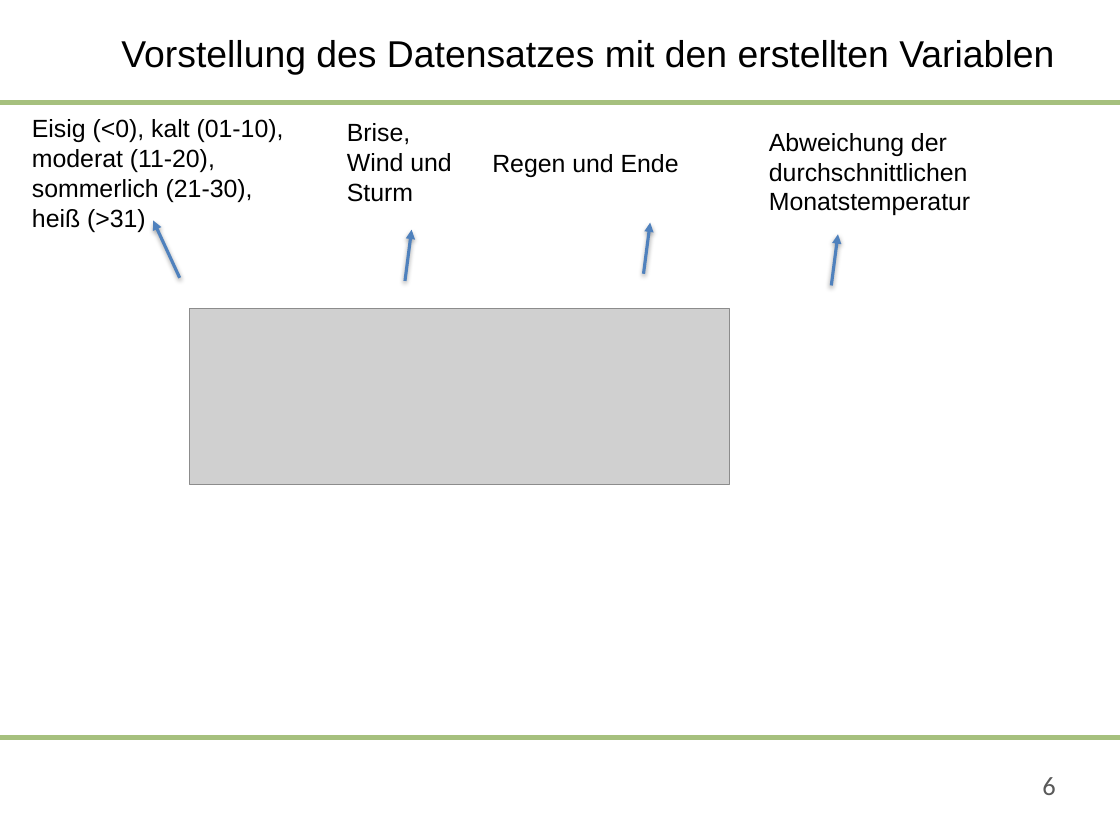
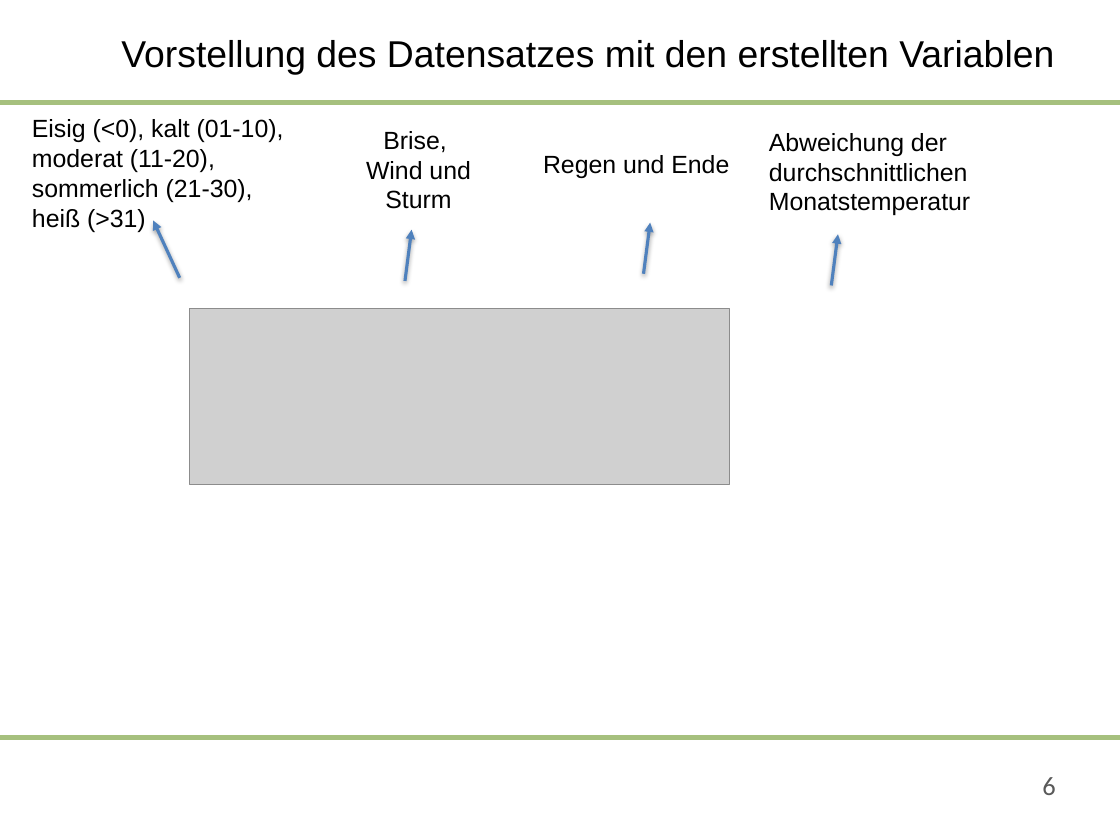
Before and after one commit to saludwig26/Data-science-Team-5-1, a slide deck: slide 6 of 09-06-2020-Präsentation_Team 5.pptx. Drawn at 1120x840 pixels with LibreOffice and Linux fonts; fonts in the diff are those of the drawing; grey boxes stand for pictures; background and template pictures are left out. Boxes give left, top, right and bottom in pixels: in the first picture for what was removed or moved away, otherwise in the second. Text is boxed around its words. In the diff, an @@ line names an element or a change of style, - is before the commit and + after.

```diff
--- a/09-06-2020-Präsentation_Team 5.pptx
+++ b/09-06-2020-Präsentation_Team 5.pptx
@@ text "Brise,": place and size @@
-text "Brise," at bbox=[347, 123, 451, 202]
+text "Brise," at bbox=[366, 131, 470, 209]
@@ text "Brise," at bbox=[366, 131, 470, 209]: alignment left to centre @@
@@ text "Regen und Ende": place and size @@
-text "Regen und Ende" at bbox=[492, 154, 679, 177]
+text "Regen und Ende" at bbox=[543, 155, 729, 178]
```
Also in this commit, not shown: 3 other slides changed.
